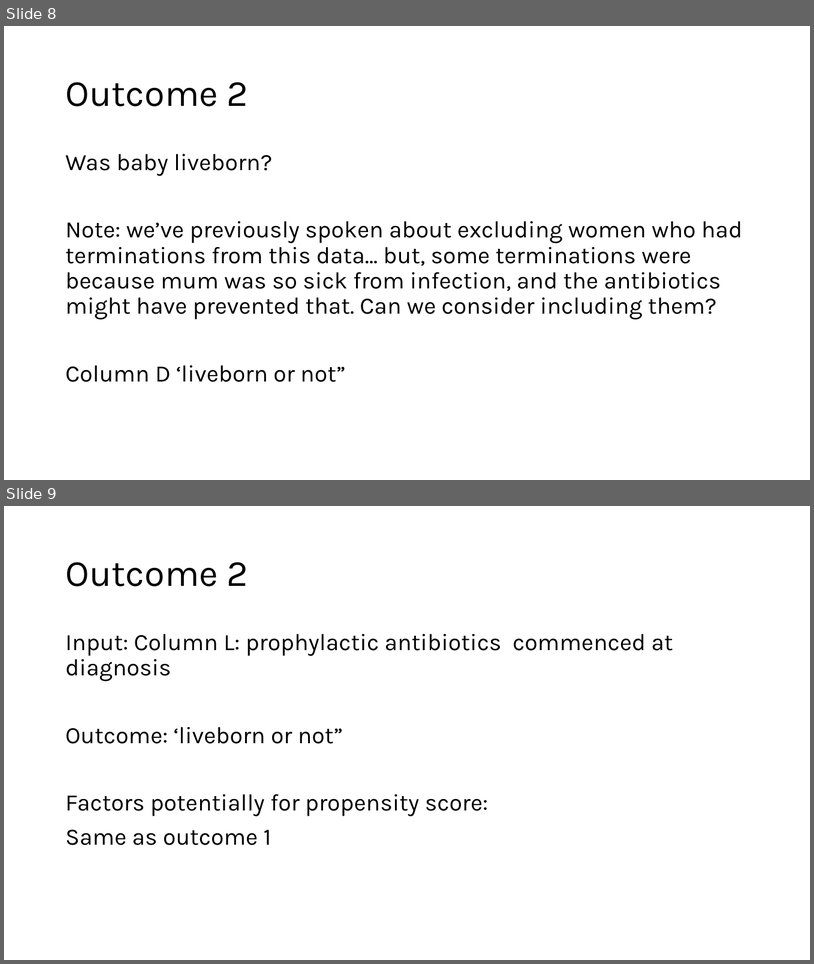
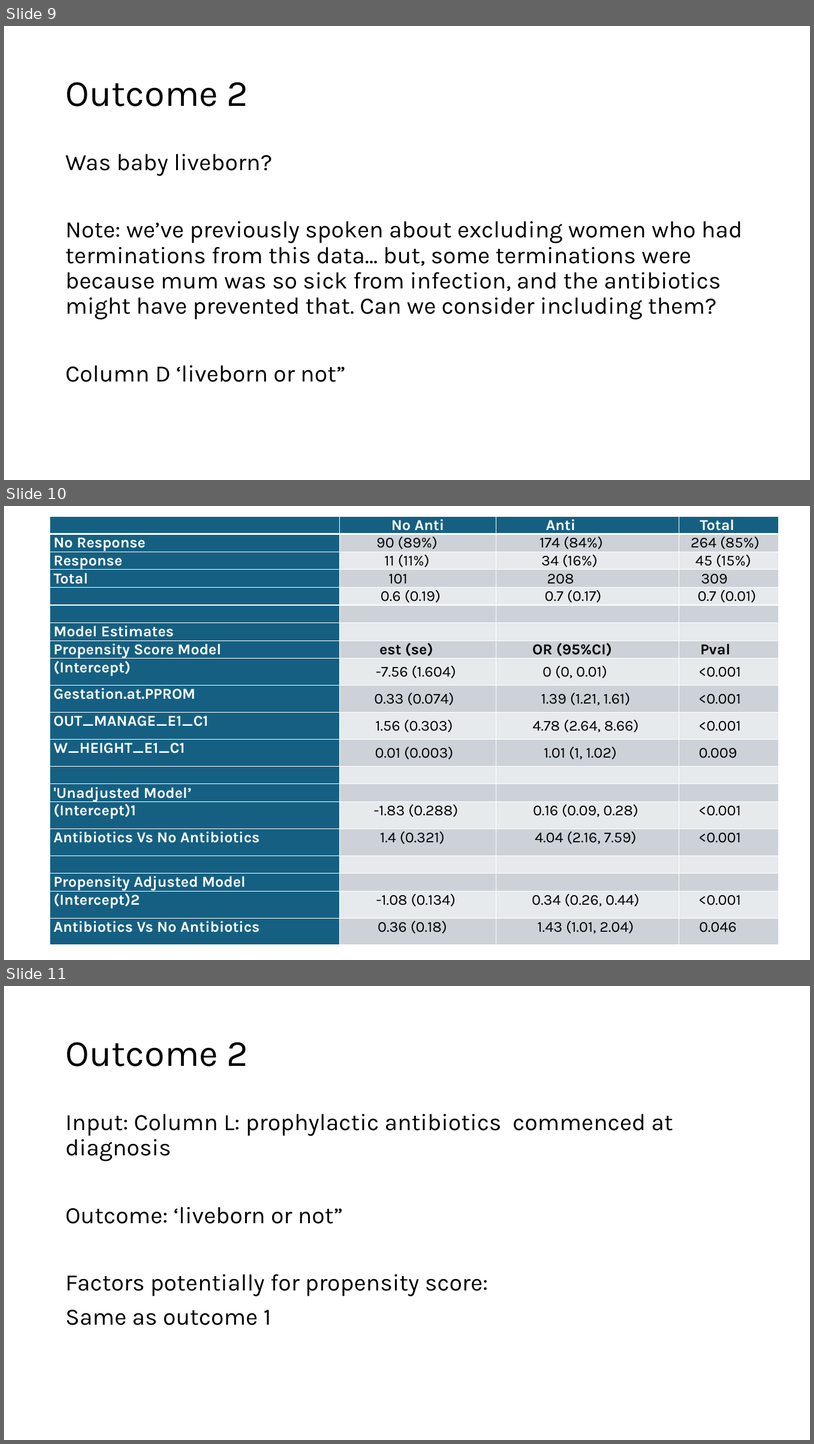
Before and after one commit to richJJackson/UKOSS_CA, a slide deck: RichardJacksonOct2024.pptx. Shown one above the other, each under a label of ours: slides 8 and 9 before the commit, slides 9, 10 and 11 after it. The pictures are 814x964 and 814x1444 pixels, drawn with LibreOffice and Linux fonts; fonts in the diff are those of the drawing. Boxes give left, top, right and bottom in pixels: in the first picture for what was removed or moved away, otherwise in the second. Text is boxed around its words. In the diff, an @@ line names an element or a change of style, - is before the commit and + after.

```diff
--- a/RichardJacksonOct2024.pptx
+++ b/RichardJacksonOct2024.pptx
@@ slide 10 added at (4, 506, 810, 960), background #FFFFFF @@
@@ table added at (50, 516, 780, 949), 20 rows, 4 columns @@
+ | No Anti | Anti | Total
+No Response | 90 (89%) | 174 (84%) | 264 (85%)
+Response | 11 (11%) | 34 (16%) | 45 (15%)
+Total | 101 | 208 | 309
+ | 0.6 (0.19) | 0.7 (0.17) | 0.7 (0.01)
+ |  |  | 
+Model Estimates |  |  | 
+Propensity Score Model | est (se) | OR (95%CI) | Pval
+(Intercept) | -7.56 (1.604) | 0 (0, 0.01) | <0.001
+Gestation.at.PPROM | 0.33 (0.074) | 1.39 (1.21, 1.61) | <0.001
+OUT_MANAGE_E1_C1 | 1.56 (0.303) | 4.78 (2.64, 8.66) | <0.001
+W_HEIGHT_E1_C1 | 0.01 (0.003) | 1.01 (1, 1.02) | 0.009
+ |  |  | 
+'Unadjusted Model’ |  |  | 
+(Intercept)1 | -1.83 (0.288) | 0.16 (0.09, 0.28) | <0.001
+Antibiotics Vs No Antibiotics | 1.4 (0.321) | 4.04 (2.16, 7.59) | <0.001
+ |  |  | 
+Propensity Adjusted Model |  |  | 
+(Intercept)2 | -1.08 (0.134) | 0.34 (0.26, 0.44) | <0.001
+Antibiotics Vs No Antibiotics | 0.36 (0.18) | 1.43 (1.01, 2.04) | 0.046
@@ what was slide 8 is now slide 9 @@
@@ what was slide 9 is now slide 11 @@
```
Also in this commit, not shown: 3 other slides added, 1 other file.
